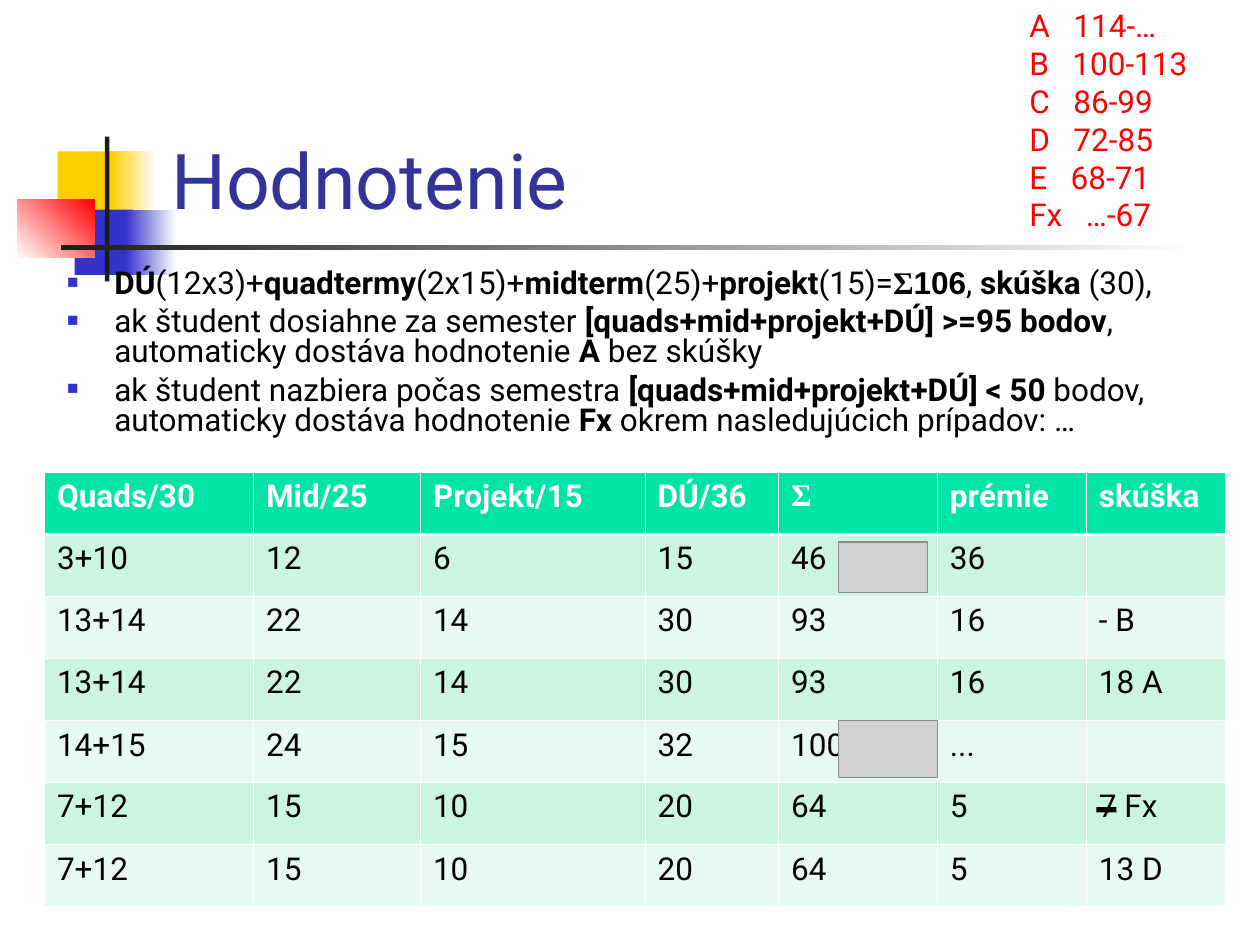
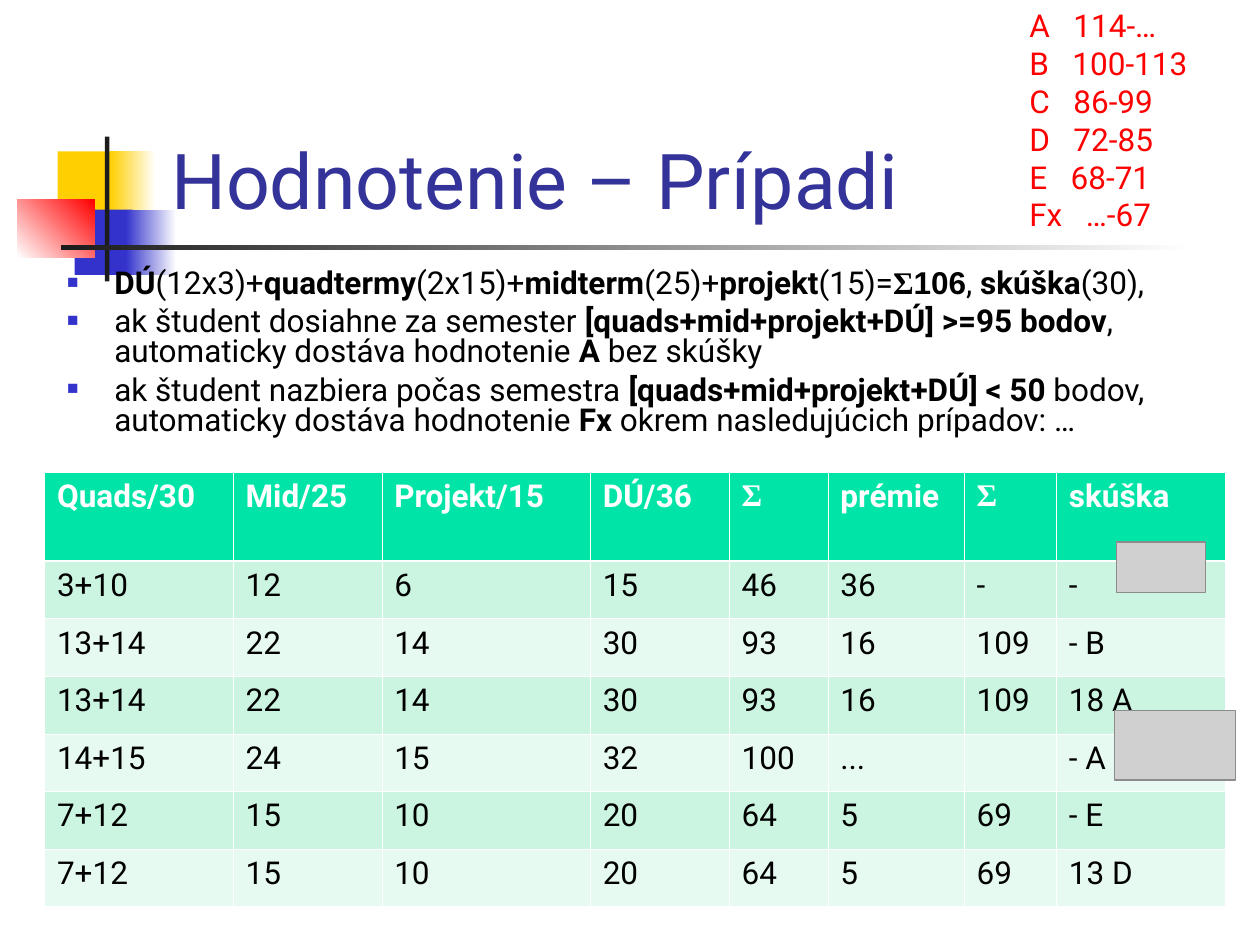
Before and after one commit to Programovanie4/Prednasky, a slide deck: slide 4 of 01/01_java.ppt. Drawn at 1260x945 pixels with LibreOffice and Linux fonts; fonts in the diff are those of the drawing; grey boxes stand for pictures. Boxes give left, top, right and bottom in pixels: in the first picture for what was removed or moved away, otherwise in the second. Text is boxed around its words. In the diff, an @@ line names an element or a change of style, - is before the commit and + after.

```diff
--- a/01/01_java.ppt
+++ b/01/01_java.ppt
@@ title at [171, 151, 898, 225]: text changed @@
-Hodnotenie
+Hodnotenie – Prípadi
@@ text at [114, 266, 1144, 301]: spaces changed @@
-■ DÚ(12x3)+quadtermy(2x15)+midterm(25)+projekt(15)=Σ106, skúška (30),
+■ DÚ(12x3)+quadtermy(2x15)+midterm(25)+projekt(15)=Σ106, skúška(30),
@@ table at [44, 472, 1223, 906] @@
-column 7: skúška |  | - B | 18 A |  | 7 Fx | 13 D
+column 7: Σ | - | 109 | 109 |  | 69 | 69
+column 8: skúška | - | - B | 18 A | - A | - E | 13 D
@@ picture: place and size @@
-picture at [838, 542, 927, 592]
+picture at [1116, 542, 1206, 592]
@@ picture: place and size @@
-picture at [838, 721, 937, 777]
+picture at [1115, 711, 1236, 780]
@@ line removed from (1096, 810) to (1116, 810) @@
```
Also in this commit, not shown: 4 other slides changed, 1 slide added, 1 other file.
